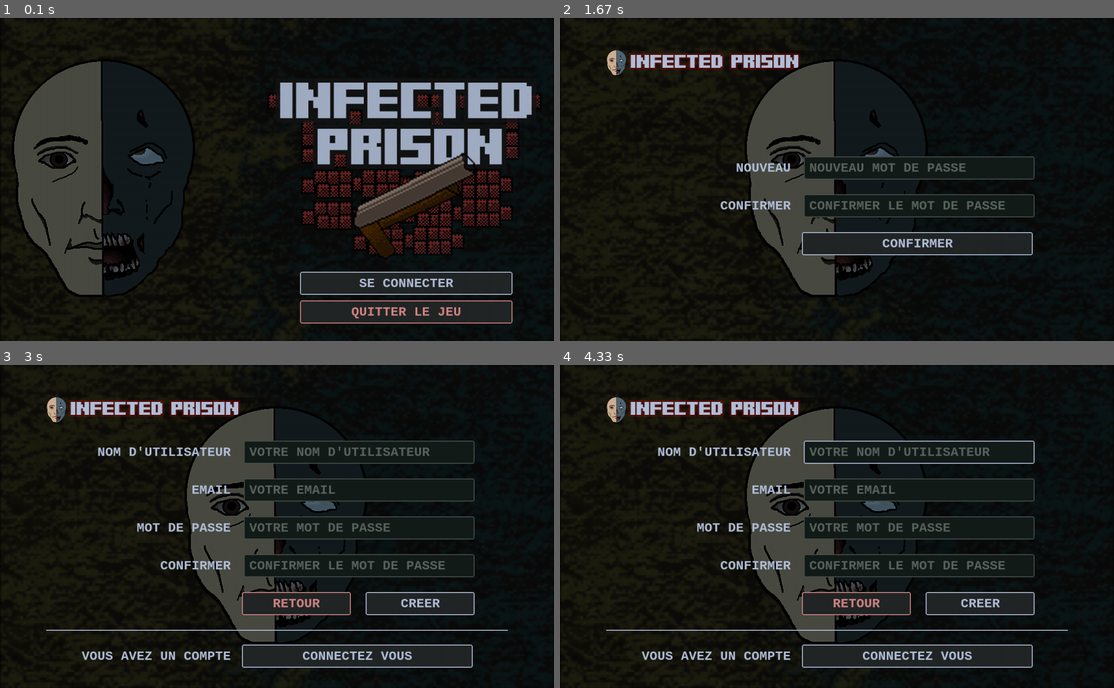
Above: before the commit, frames 1-4 (two rows, left to right).
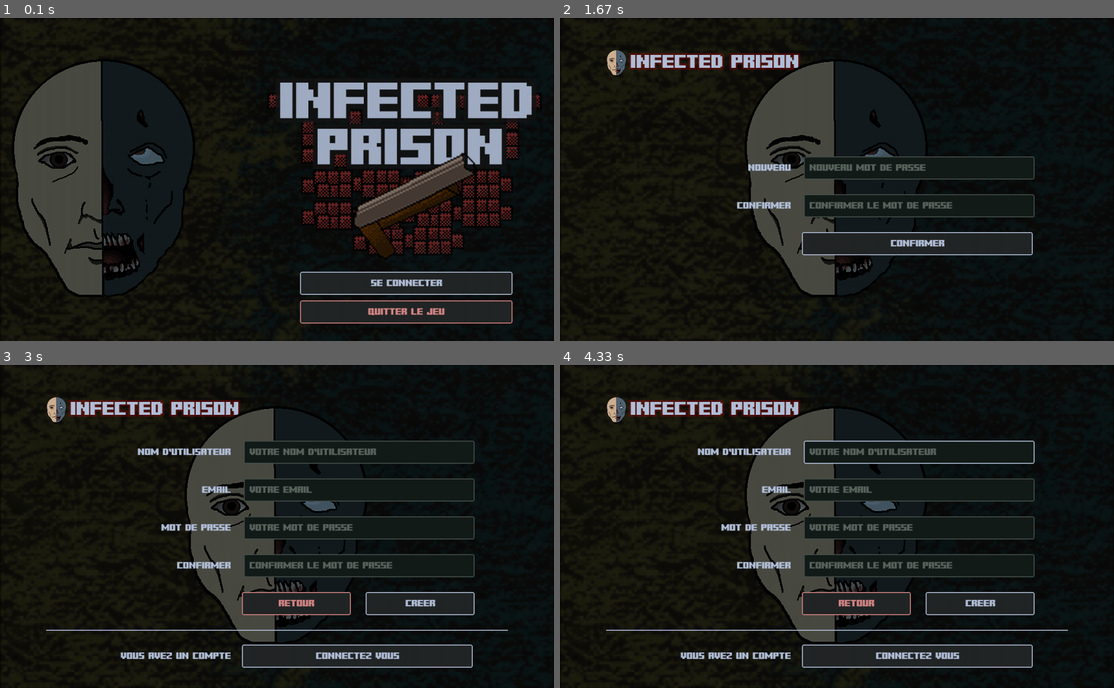
Above: after the commit, the same moments.

Repository: matpaaa/raycasting-pygame
Game: pygame game, started from main.py
The game is run twice, just before and just after one commit, with the same random seed, the same clock (stepped at 60 frames per second) and the same inputs.
Inputs (mouse positions are in pixels of both pictures, inside the frame that each line leads up to):
- Up to frame 1 (0.1 s): no input
- Up to frame 2 (1.67 s): click "SE CONNECTER" at 0.38 s; click "RECUPERER VOTRE MOT DE PASSE" at 0.72 s; click "CONFIRMER" at 1.05 s; click "VALIDER" at 1.38 s
- Up to frame 3 (3 s): click "CONFIRMER" at 1.72 s; click (249, 610) at 2.05 s; click "VOTRE NOM D'UTILISATEUR" at 2.38 s; click (199, 458) at 2.72 s
- Up to frame 4 (4.33 s): click (981, 497) at 3.05 s; click (1008, 520) at 3.38 s; click (953, 468) at 3.72 s; click (958, 445) at 4.05 s

The runs differ from the first frame. In frame 1, 0.7% of the frame differs, in the area x 63-84%, y 80-94%; in frame 2, 1.5%; in frame 3, 3.8%, in the area x 14-81%, y 25-92%; in frame 4, 3.8%.

Commit message:
feat: font

Diff:
--- a/constants/fonts.py
+++ b/constants/fonts.py
@@ -7,6 +7,6 @@
 
     @staticmethod
     def load():
-        Fonts.font_title           = pygame.font.SysFont("couriernew", 32, bold=True)
-        Fonts.font_subtitle        = pygame.font.SysFont("couriernew", 18, bold=True)
-        Fonts.font_btn        = pygame.font.SysFont("couriernew", 28, bold=True)
+        Fonts.font_title    = pygame.font.Font("./assets/fonts/pixel.otf", 32)
+        Fonts.font_subtitle = pygame.font.Font("./assets/fonts/pixel.otf", 18)
+        Fonts.font_btn      = pygame.font.Font("./assets/fonts/pixel.otf", 20)
Binary file added: assets/fonts/pixel.otf
Not shown, changed: .DS_Store
Not shown, added: assets/.DS_Store
Not shown, added: assets/fonts/.DS_Store
